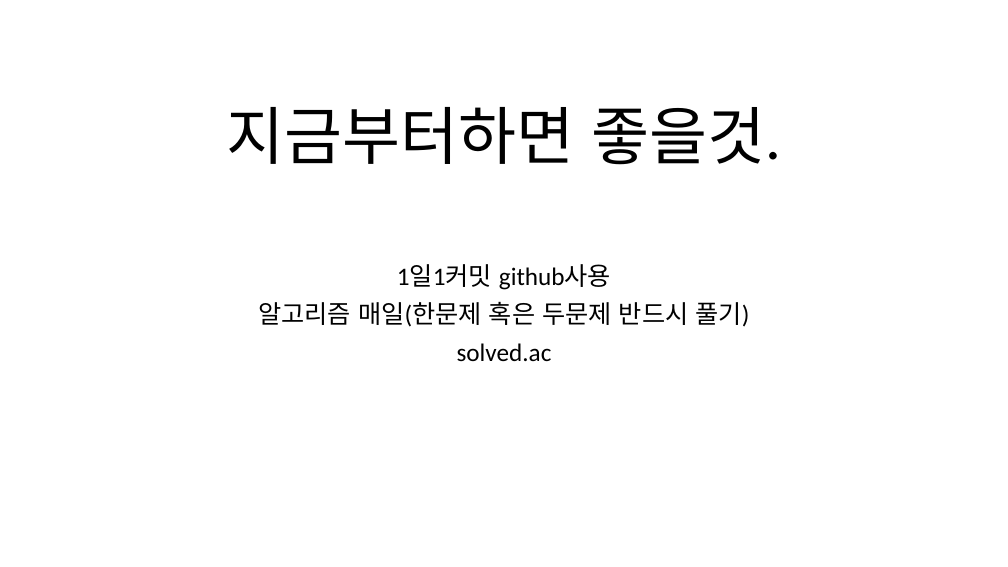
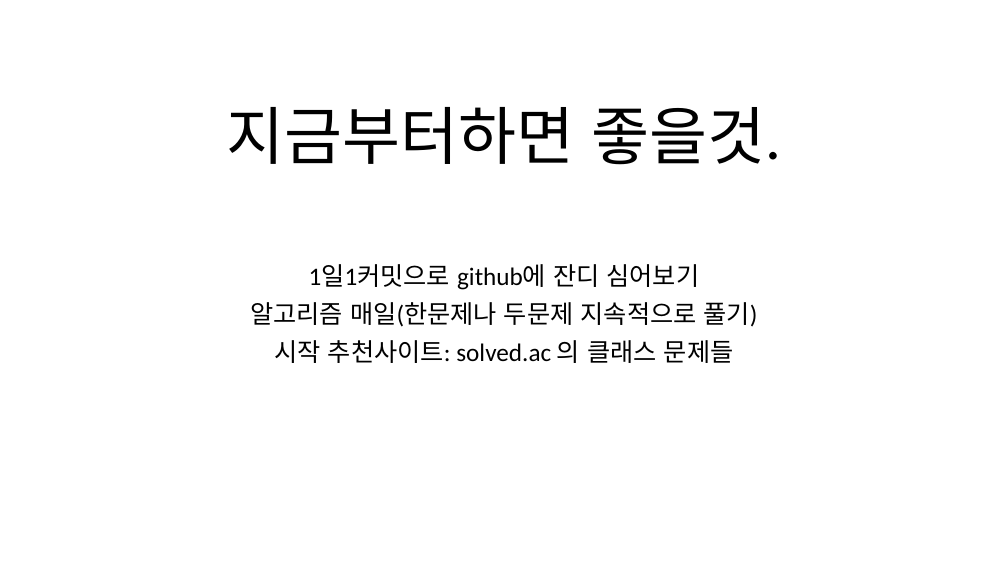
Before and after one commit to dharana77/metoringPython, a slide deck: slide 1 of 피피티_마무리.pptx (slide 2 before the commit). Drawn at 1008x567 pixels with LibreOffice and Linux fonts; fonts in the diff are those of the drawing. Boxes give left, top, right and bottom in pixels: in the first picture for what was removed or moved away, otherwise in the second. Text is boxed around its words. In the diff, an @@ line names an element or a change of style, - is before the commit and + after.

```diff
--- a/피피티_마무리.pptx
+++ b/피피티_마무리.pptx
@@ subtitle at [250, 264, 758, 363]: text changed @@
-1일1커밋 github사용
-알고리즘 매일(한문제 혹은 두문제 반드시 풀기)
-solved.ac
+1일1커밋으로 github에 잔디 심어보기
+알고리즘 매일(한문제나 두문제 지속적으로 풀기)
+시작 추천사이트: solved.ac 의 클래스 문제들
```
Also in this commit, not shown: 19 other slides changed, 1 slide removed, 1 other file.
